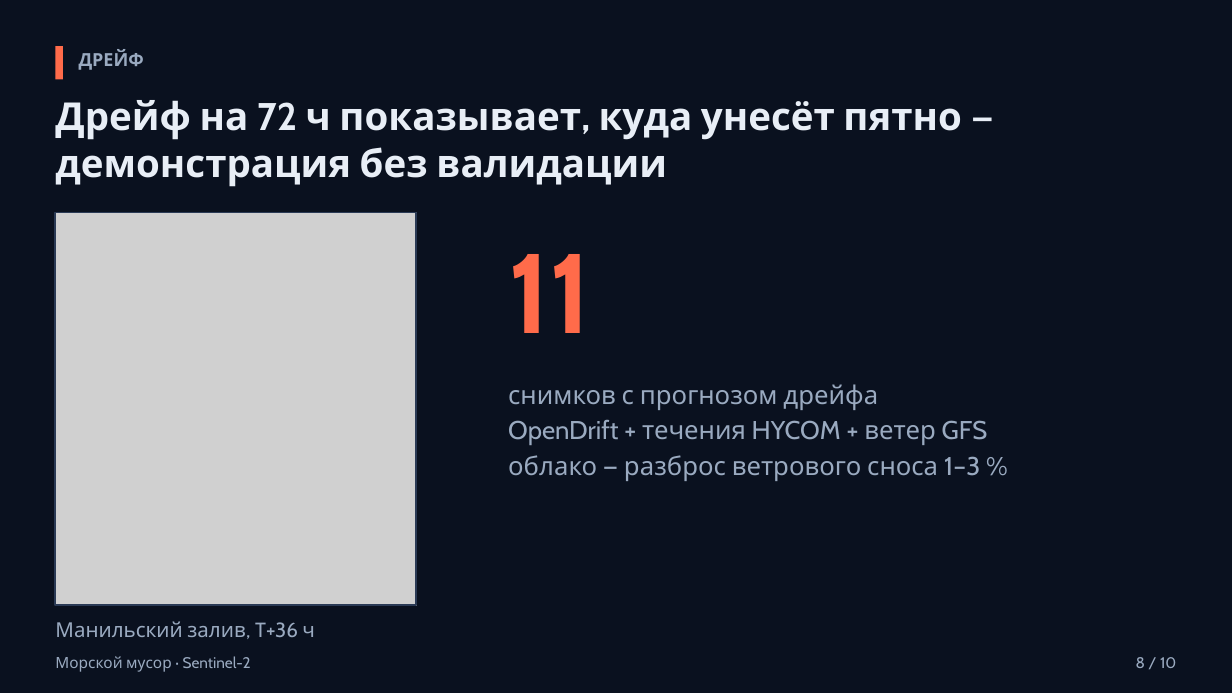
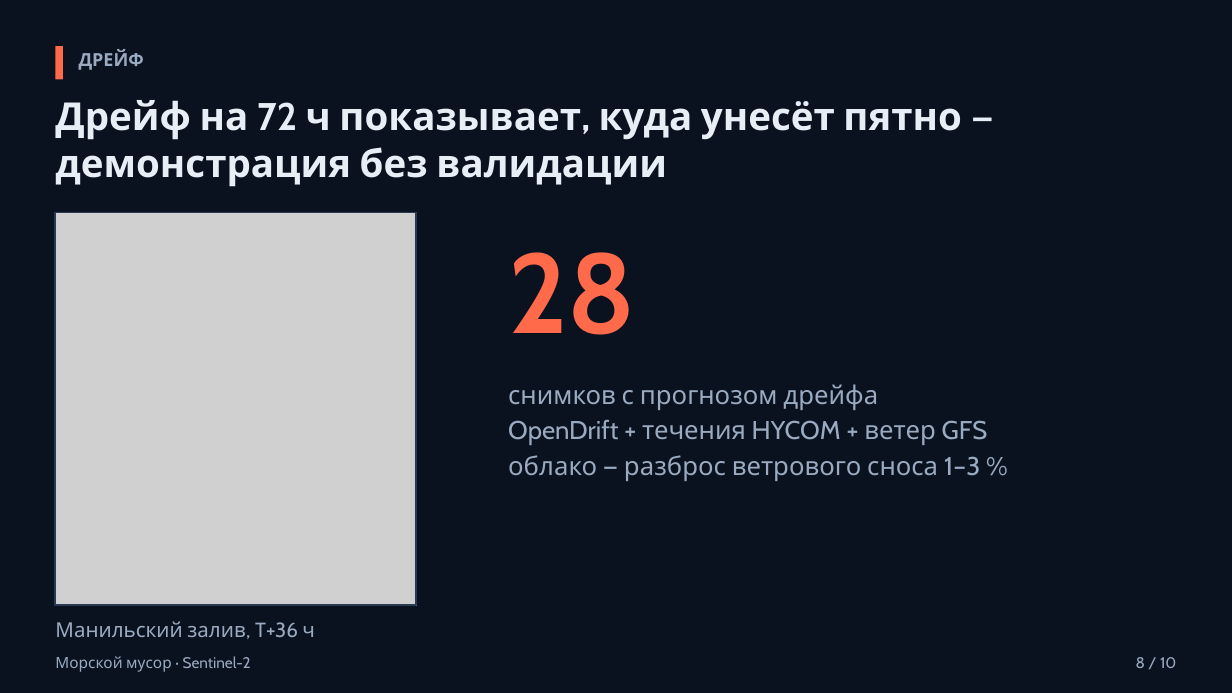
Before and after one commit to azama2t/final-cosmohack, a slide deck: slide 8 of reports/deck.pptx. Drawn at 1232x693 pixels with LibreOffice and Linux fonts; fonts in the diff are those of the drawing; grey boxes stand for pictures. Boxes give left, top, right and bottom in pixels: in the first picture for what was removed or moved away, otherwise in the second. Text is boxed around its words. In the diff, an @@ line names an element or a change of style, - is before the commit and + after.

```diff
--- a/reports/deck.pptx
+++ b/reports/deck.pptx
@@ text at [508, 252, 636, 335]: text changed @@
-11
+28
```
Also in this commit, not shown: 5 other slides changed, 28 other files.
